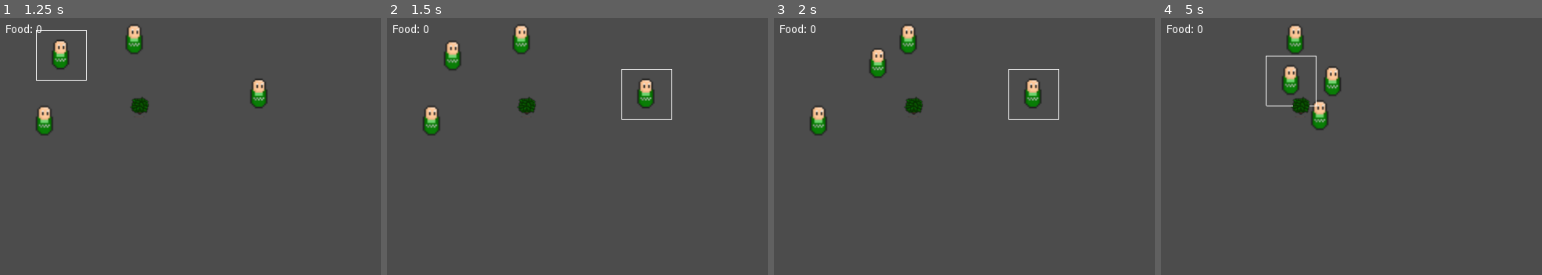
Above: before the commit, frames 1-4 (left to right).
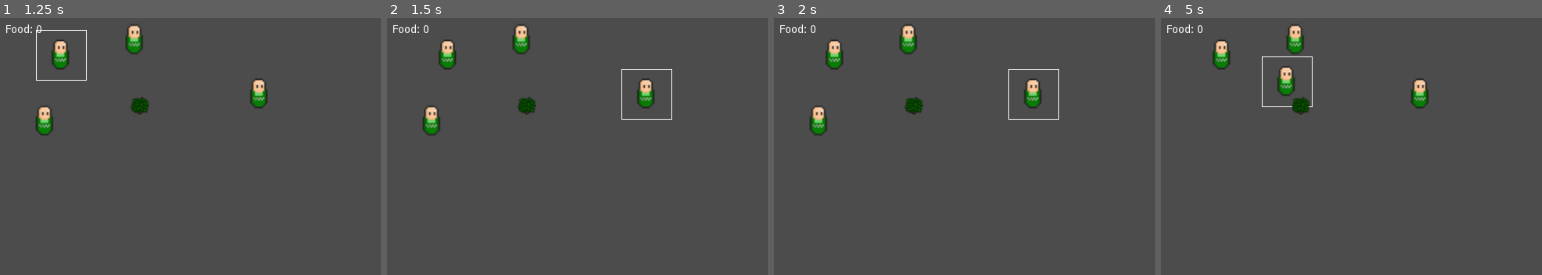
Above: after the commit, the same moments.

Repository: CyrilBos/macaron-simulator-gmtk-2020
Game: Godot game, scene res://Main.tscn
Two runs of this game, one before a commit and one after it. Both use one fixed random seed, a clock stepped at 60 frames per second and the inputs below.
Inputs (mouse positions are in pixels of both pictures, inside the frame that each line leads up to):
- Up to frame 1 (1.25 s): tap Enter at 0.5 s; move the mouse to (60, 53) at 0.52 s; click (60, 53) at 0.67 s
- Up to frame 2 (1.5 s): tap Space at 1.25 s; move the mouse to (646, 95) at 1.27 s; click (646, 95) at 1.42 s
- Up to frame 3 (2 s): no input
- Up to frame 4 (5 s): move the mouse to (1206, 120) at 2.02 s; click (1206, 120) at 2.17 s; move the mouse to (1294, 38) at 2.77 s; click (1294, 38) at 2.92 s; move the mouse to (1301, 105) at 3.52 s; click (1301, 105) at 3.67 s; move the mouse to (outside the picture) at 4.27 s; click (outside the picture) at 4.42 s

Frame 1 is identical in both runs. In frame 2, 0.5% of the frame differs, in the area x 13-20%, y 8-21%; in frame 3, 0.8%; in frame 4, 2.6%, in the area x 13-71%, y 8-44%.

Commit message:
fixed deselect unit moving the previously selected unit

Diff:
--- a/src/game_manager.gd
+++ b/src/game_manager.gd
@@ -2,6 +2,7 @@
 
 signal food_updated
 
+var selecting_unit = false
 var selected_unit = null
 
 var _total_food = 0 setget ,get_total_food
@@ -9,15 +10,18 @@
 func get_total_food():
 	return _total_food
 
+
 func select_unit(selected):
 	if selected_unit != null:
 		selected_unit.get_node("AnimatedSprite").stop_drawing_selection()
 	selected_unit = selected
 
+
 func target(targeted):
 	if selected_unit != null:
 		selected_unit.target(targeted)
 		print("unit %s targets %s" % [selected_unit, targeted])
+
 
 func store_food(amount):
 	_total_food += amount
--- a/src/units/collector.gd
+++ b/src/units/collector.gd
@@ -64,8 +64,10 @@
 	if _movement_target == null or _current_state != State.MOVING:
 		return
 
+	print(self.to_string() + " " + GameManager.selected_unit.to_string())
+	print(self == GameManager.selected_unit)
 	# TODO: calculate target sprite width or handle collision in bush to stop movement?
-	if not _is_movement_target_reached():
+	if self == GameManager.selected_unit and not _is_movement_target_reached():
 		move_and_slide(_get_distance_vec_to(_movement_target).normalized() * speed)
 	else:
 		_movement_target = null
--- a/src/units/harvest_logic.gd
+++ b/src/units/harvest_logic.gd
@@ -5,6 +5,7 @@
 
 var harvesting = false
 var to_harvest = null
+
 
 func start_harvesting(resource):
 	to_harvest = resource
